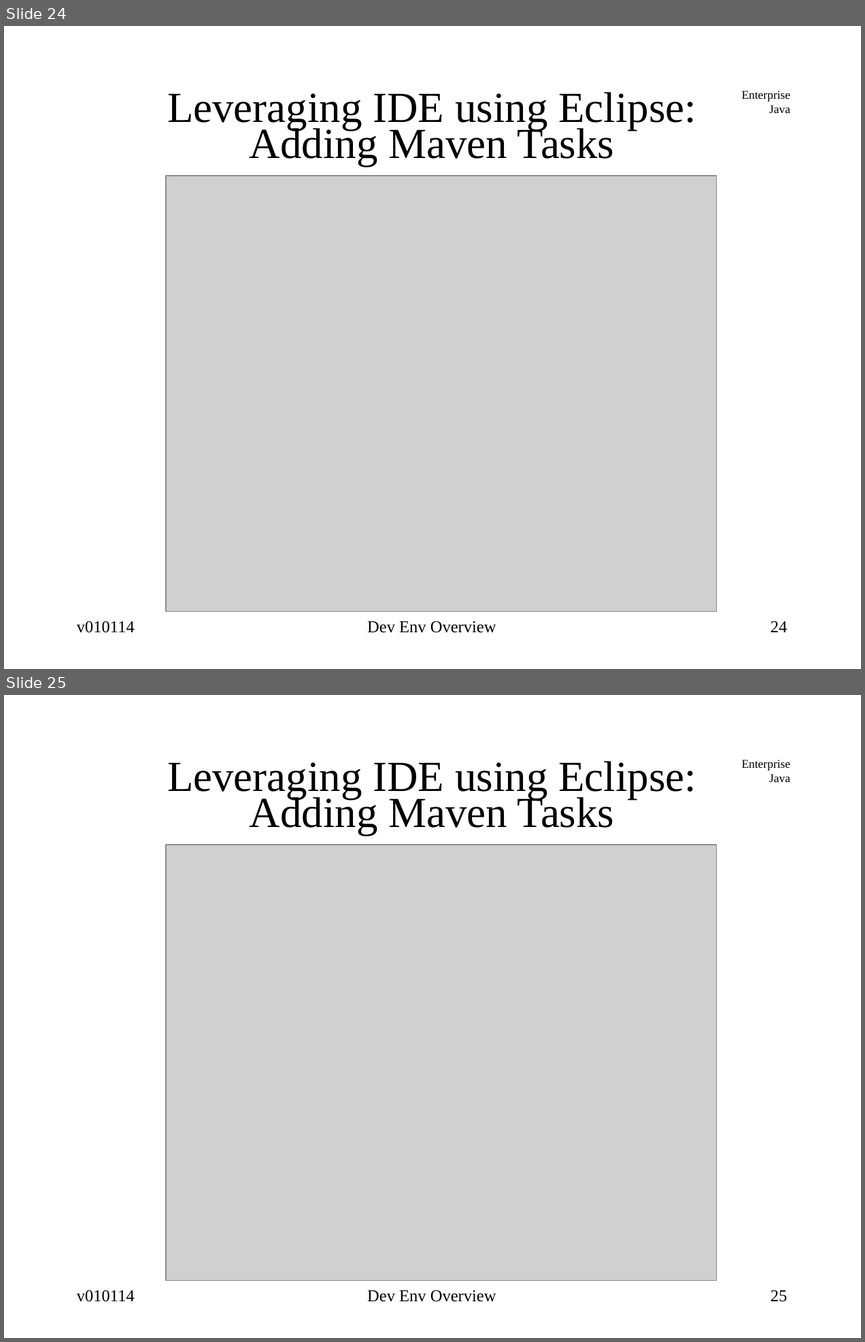
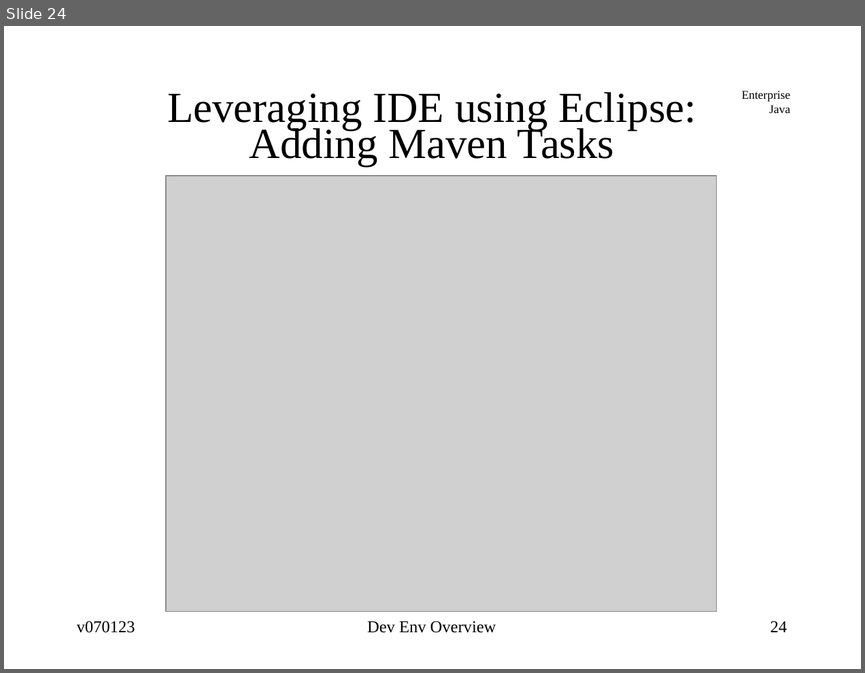
Before and after one commit to jcstaff/ejava-javaee, a slide deck: course-docs/src/site/resources/lectures/ejava-devel.ppt. Shown one above the other, each under a label of ours: slides 24 and 25 before the commit, slide 24 after it. The pictures are 865x1342 and 865x673 pixels, drawn with LibreOffice and Linux fonts; fonts in the diff are those of the drawing; grey boxes stand for pictures. Boxes give left, top, right and bottom in pixels: in the first picture for what was removed or moved away, otherwise in the second. Text is boxed around its words. In the diff, an @@ line names an element or a change of style, - is before the commit and + after.

```diff
--- a/course-docs/src/site/resources/lectures/ejava-devel.ppt
+++ b/course-docs/src/site/resources/lectures/ejava-devel.ppt
@@ slide 25 removed at (4,695,861,1338), background #FFFFFF; not listed: 1 template element that a slide beside it also shows @@
@@ title removed at (167,761,696,835) @@
-Leveraging IDE using Eclipse:
-Adding Maven Tasks
@@ picture removed at (166,845,716,1280) @@
@@ text removed at (77,1289,135,1302) @@
-v010114
@@ text removed at (367,1289,496,1302) @@
-Dev Env Overview
@@ page number removed at (770,1289,787,1302) @@
-25
@@ slide 24 changed as well @@
@@ text at (77,620,135,633): text changed @@
-v010114
+v070123
```
Also in this commit, not shown: 25 other slides changed, 2 other files.
